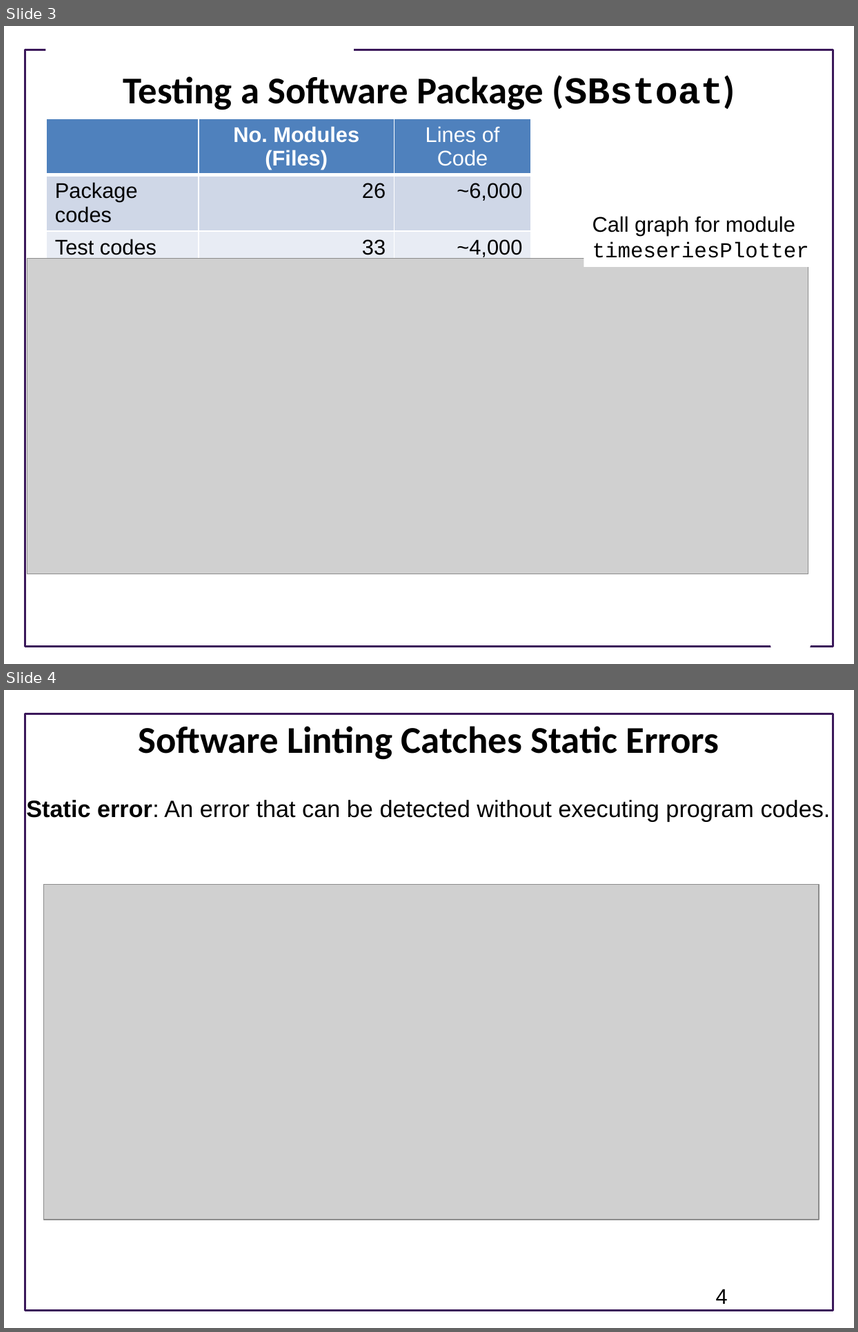
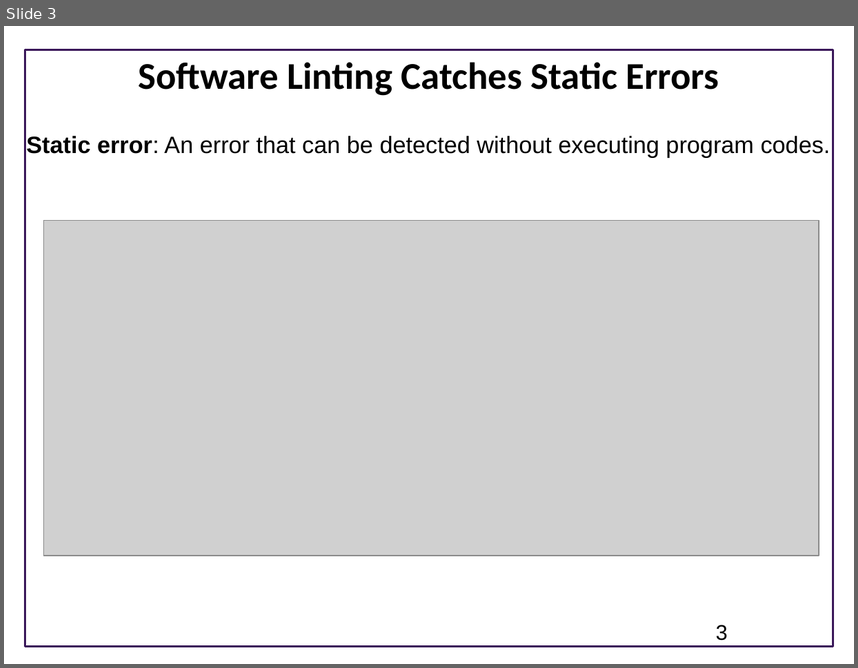
Before and after one commit to ModelEngineering/BIOEN-437, a slide deck: Lectures/Verification-and-Validation/vav_overview.pptx. Shown one above the other, each under a label of ours: slides 3 and 4 before the commit, slide 3 after it. The pictures are 858x1332 and 858x668 pixels, drawn with LibreOffice and Linux fonts; fonts in the diff are those of the drawing; grey boxes stand for pictures; background and template pictures are left out. Boxes give left, top, right and bottom in pixels: in the first picture for what was removed or moved away, otherwise in the second. Text is boxed around its words. In the diff, an @@ line names an element or a change of style, - is before the commit and + after.

```diff
--- a/Lectures/Verification-and-Validation/vav_overview.pptx
+++ b/Lectures/Verification-and-Validation/vav_overview.pptx
@@ slide 3 removed at (x1=4, y1=26, x2=854, y2=664), background #FFFFFF; not listed: 1 template element that a slide beside it also shows @@
@@ rectangle removed at (x1=45, y1=40, x2=353, y2=61) @@
@@ title removed at (x1=123, y1=75, x2=735, y2=110) @@
-Testing a Software Package (SBstoat)
@@ table removed at (x1=47, y1=118, x2=531, y2=260), 4 rows, 3 columns @@
- | No. Modules (Files) | Lines of Code
-Package codes | 26 | ~6,000
-Test codes | 33 | ~4,000
-TOTAL | 59 | ~10,000
@@ rectangle removed at (x1=584, y1=207, x2=819, y2=267) @@
-Call graph for module
-timeseriesPlotter
@@ picture removed at (x1=27, y1=258, x2=808, y2=573) @@
@@ trapezoid removed at (x1=763, y1=616, x2=818, y2=653) @@
@@ what was slide 4 is now slide 3 @@
@@ page number at (x1=716, y1=624, x2=728, y2=640): text changed @@
-4
+3
```
Also in this commit, not shown: 1 slide added, 2 other files.
